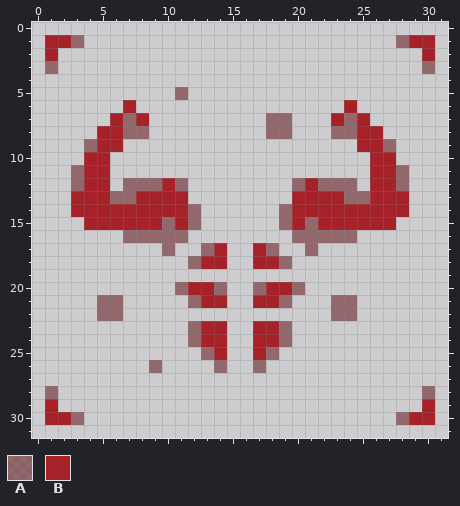
Edited in one commit: pixel-art sprite (Resources/Textures/_CP14/Actions/skill_tree.rsi/athletic3.png). The first picture shows the starting point.
The file is 32x32 pixels.
Palette (. is transparent): A #6b232997  B #a62228
Pixels before, first column x 1:
 1 BBA........................ABB
 2 B............................B
 3 A............................A
 4 ..............................
 5 ..........A...................
 6 ......B................B......
 7 .....BAB.........AA...BAB.....
 8 ....BBAA.........AA...AABB....
 9 ...ABB..................BBA...
10 ...BB....................BB...
11 ..ABB....................BBA..
12 ..ABB.AAABA........ABAAA.BBA..
13 ..BBBAABBBB........BBBBAABBB..
14 ..BBBBBBBBBA......ABBBBBBBBB..
15 ...BBBBBBABA......ABABBBBBB...
16 ......AAAAA........AAAAA......
17 .........A..AB..BA..A.........
18 ...........ABB..BBA...........
19 ..............................
20 ..........ABBA..ABBA..........
21 ....AA.....ABB..BBA...AA......
22 ....AA................AA......
23 ...........ABB..BBA...........
24 ...........ABB..BBA...........
25 ............AB..BA............
26 ........A....A..A.............
27 ..............................
28 A............................A
29 B............................B
30 BBA........................ABB
After:
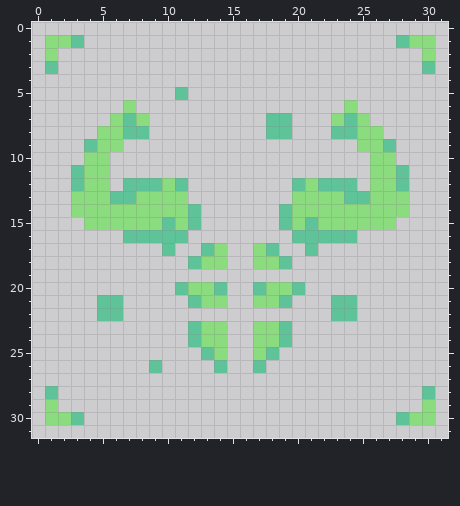
Diff:
colour A: #6b232997 -> #30be81b2
colour B: #a62228 -> #8bdb7f
Pixel boxes of the changes (left, top, right, bottom) in both pictures:
changed: (45, 35, 435, 373)
changed: (45, 386, 84, 425)
changed: (396, 386, 435, 425)
